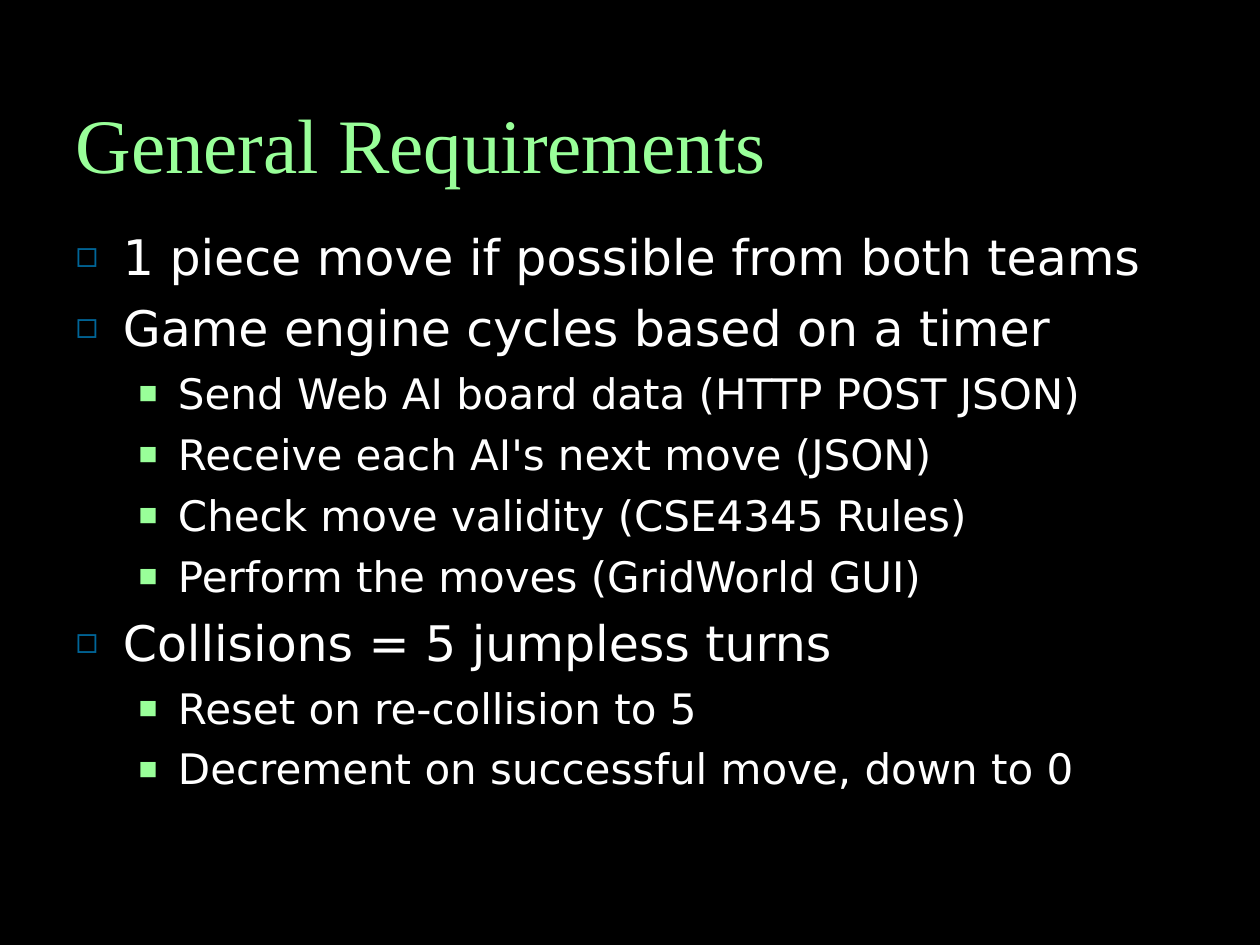
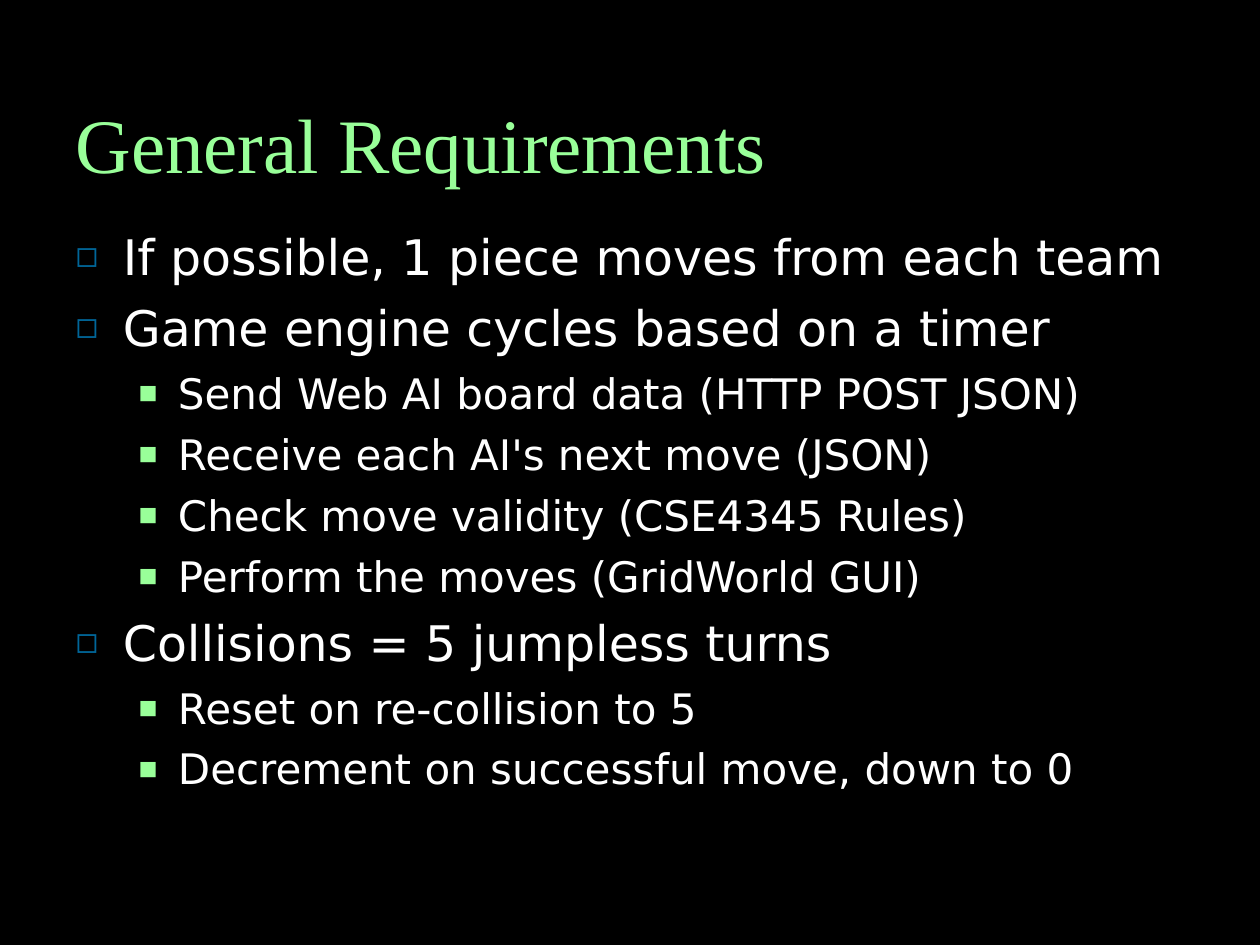
Before and after one commit to vipulkohli/JHalma, a slide deck: slide 2 of JHalmaPres.ppt. Drawn at 1260x945 pixels with LibreOffice and Linux fonts; fonts in the diff are those of the drawing. Boxes give left, top, right and bottom in pixels: in the first picture for what was removed or moved away, otherwise in the second. Text is boxed around its words. In the diff, an @@ line names an element or a change of style, - is before the commit and + after.

```diff
--- a/JHalmaPres.ppt
+++ b/JHalmaPres.ppt
@@ text at bbox=[123, 237, 1163, 286]: text changed @@
-◻ 1 piece move if possible from both teams
+◻ If possible, 1 piece moves from each team
```
Also in this commit, not shown: 1 other file.
